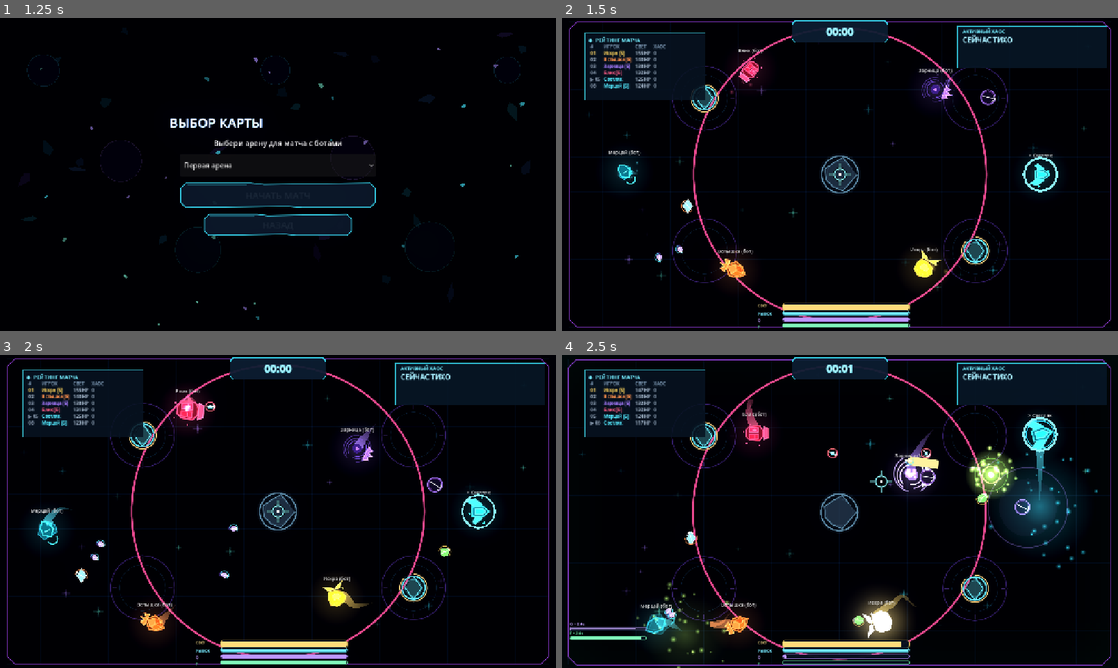
Above: before the commit, frames 1-4 (two rows, left to right).
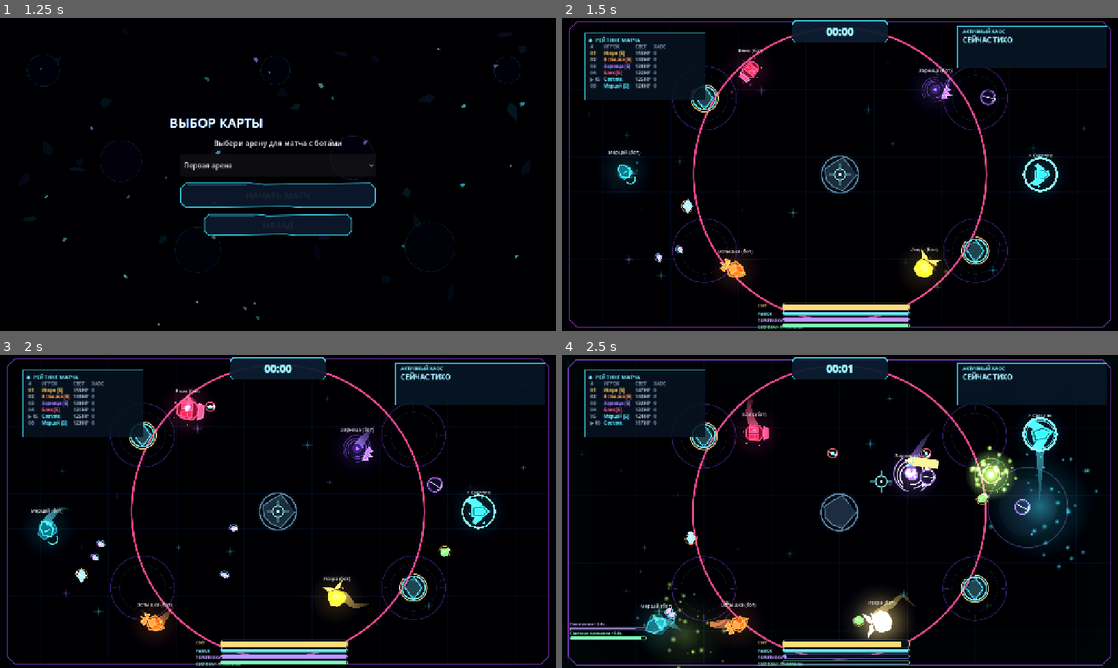
Above: after the commit, the same moments.

Repository: DvoreZZKy/svetobalamut
Game: Godot game, scene res://scenes/menu.tscn
Two runs of this game, one before a commit and one after it. Both use one fixed random seed, a clock stepped at 60 frames per second and the inputs below.
Inputs (mouse positions are in pixels of both pictures, inside the frame that each line leads up to):
- Up to frame 1 (1.25 s): click "Играть одному (с ботами)" at 0.5 s
- Up to frame 2 (1.5 s): click "НАЧАТЬ МАТЧ" at 1.25 s
- Up to frame 3 (2 s): no input
- Up to frame 4 (2.5 s): tap Enter (restart) at 2 s; move the mouse to (867, 511) at 2.02 s; hold W (up) from 2.03 s (still down); tap Q (ability) at 2.1 s; click (867, 511) at 2.17 s; tap F (extra_ability) at 2.3 s

Frame 1 is identical in both runs. In frame 2, 0.1% of the frame differs, in the area x 35-44%, y 96-100%; in frame 3, 0.1%; in frame 4, 0.2%, in the area x 1-44%, y 85-100%.

Commit message:
Keep scoreboard scrolling from changing zoom and name ability bars

Diff:
--- a/scripts/arena.gd
+++ b/scripts/arena.gd
@@ -142,6 +142,15 @@
 var extra_duration_bar: NeonProgressBar
 var ability_duration_label: Label
 var extra_duration_label: Label
+var ability_caption: Label
+var extra_ability_caption: Label
+const EXTRA_ABILITY_NAMES := [
+	"Световая приманка", "Поглощение снарядов", "Фазовая защита", "Призматические выстрелы",
+	"Цепная молния", "Отталкивающий импульс", "Отталкивающий импульс", "Сверхновая",
+	"Пространственный скачок", "Защитный щит", "Гравитационное поле", "Веерный рикошет",
+	"Вулканический выброс", "Высасывание энергии", "Ударная волна", "Преобразование щита",
+	"Усиленная турель", "Смена полярности", "Фазовый скачок"
+]
 var extra_ability_latch := 0.0
 var capsule_ammo_lbl: Label
 var capsule_reload_bar: NeonProgressBar
@@ -572,23 +581,23 @@
 	dash_caption.offset_top = -46
 	dash_caption.offset_bottom = -32
 	dash_caption.add_theme_color_override("font_color", Color("#76eaff"))
-	var ability_caption := _label("Q", 9, Vector2.ZERO, Vector2(54, 14), cl)
+	ability_caption = _label("СПОСОБНОСТЬ", 9, Vector2.ZERO, Vector2(350, 14), cl)
 	ability_caption.anchor_left = 0.5
 	ability_caption.anchor_right = 0.5
 	ability_caption.anchor_top = 1.0
 	ability_caption.anchor_bottom = 1.0
 	ability_caption.offset_left = -190
-	ability_caption.offset_right = -138
+	ability_caption.offset_right = 160
 	ability_caption.offset_top = -31
 	ability_caption.offset_bottom = -17
 	ability_caption.add_theme_color_override("font_color", Color("#c3a0ff"))
-	var extra_ability_caption := _label("F", 9, Vector2.ZERO, Vector2(54, 14), cl)
+	extra_ability_caption = _label("ДОП. СПОСОБНОСТЬ", 9, Vector2.ZERO, Vector2(350, 14), cl)
 	extra_ability_caption.anchor_left = 0.5
 	extra_ability_caption.anchor_right = 0.5
 	extra_ability_caption.anchor_top = 1.0
 	extra_ability_caption.anchor_bottom = 1.0
 	extra_ability_caption.offset_left = -190
-	extra_ability_caption.offset_right = -138
+	extra_ability_caption.offset_right = 160
 	extra_ability_caption.offset_top = -16
 	extra_ability_caption.offset_bottom = -2
 	extra_ability_caption.add_theme_color_override("font_color", Color("#72f5b4"))
@@ -1087,8 +1096,10 @@
 
 func _input(event: InputEvent) -> void:
 	if event is InputEventMouseButton and event.pressed and event.button_index in [MOUSE_BUTTON_WHEEL_UP, MOUSE_BUTTON_WHEEL_DOWN]:
-		camera_zoom = clampf(camera_zoom + (0.06 if event.button_index == MOUSE_BUTTON_WHEEL_UP else -0.06), 0.42, 1.25)
-		cam.zoom = Vector2.ONE * camera_zoom
+		var over_result_scroll := result_detail_open and is_instance_valid(result_list_scroll) and result_list_scroll.get_global_rect().has_point(event.position)
+		if not over_result_scroll:
+			camera_zoom = clampf(camera_zoom + (0.06 if event.button_index == MOUSE_BUTTON_WHEEL_UP else -0.06), 0.42, 1.25)
+			cam.zoom = Vector2.ONE * camera_zoom
 	if event is InputEventMouseMotion and not pause_open:
 		if G.tutorial_active:
 			aim_screen_pos = event.position.clamp(Vector2.ZERO, get_viewport().get_visible_rect().size)
@@ -1746,7 +1757,9 @@
 		ability_bar.set_fill_ratio(1.0 - ability_cooldown / 9.0)
 		var extra_cooldown := clampf(float(me.get("excd", 0.0)), 0.0, 13.0)
 		extra_ability_bar.set_fill_ratio(1.0 - extra_cooldown / 13.0)
-		var ability_kind := int(me.get("k", 0))
+		var ability_kind := clampi(int(me.get("k", 0)), 0, Sim.CLASS_STATS.size() - 1)
+		ability_caption.text = str(Sim.CLASS_STATS[ability_kind].get("ability", "Способность")).to_upper()
+		extra_ability_caption.text = str(EXTRA_ABILITY_NAMES[ability_kind]).to_upper()
 		var ability_duration_max := 2.8
 		match ability_kind:
 			2: ability_duration_max = 0.65
@@ -1777,8 +1790,8 @@
 		if extra_duration_bar.visible:
 			var extra_duration_max := 3.8 if ability_kind == 0 else (2.4 if ability_kind == 1 else (1.25 if ability_kind == 2 else (6.0 if ability_kind == 16 else 2.8)))
 			extra_duration_bar.set_fill_ratio(extra_duration / extra_duration_max)
-			extra_duration_label.text = "F • %.1fс" % extra_duration
-		ability_duration_label.text = "Q • %.1fс" % ability_duration
+			extra_duration_label.text = "%s • %.1fс" % [EXTRA_ABILITY_NAMES[ability_kind], extra_duration]
+		ability_duration_label.text = "%s • %.1fс" % [str(Sim.CLASS_STATS[ability_kind].get("ability", "Способность")), ability_duration]
 		var is_capsule := int(me.k) == 1 and not bool(me.s) and not over
 		var is_crystal := int(me.k) == 3 and not bool(me.s) and not over
 		capsule_ammo_lbl.visible = is_capsule or is_crystal
